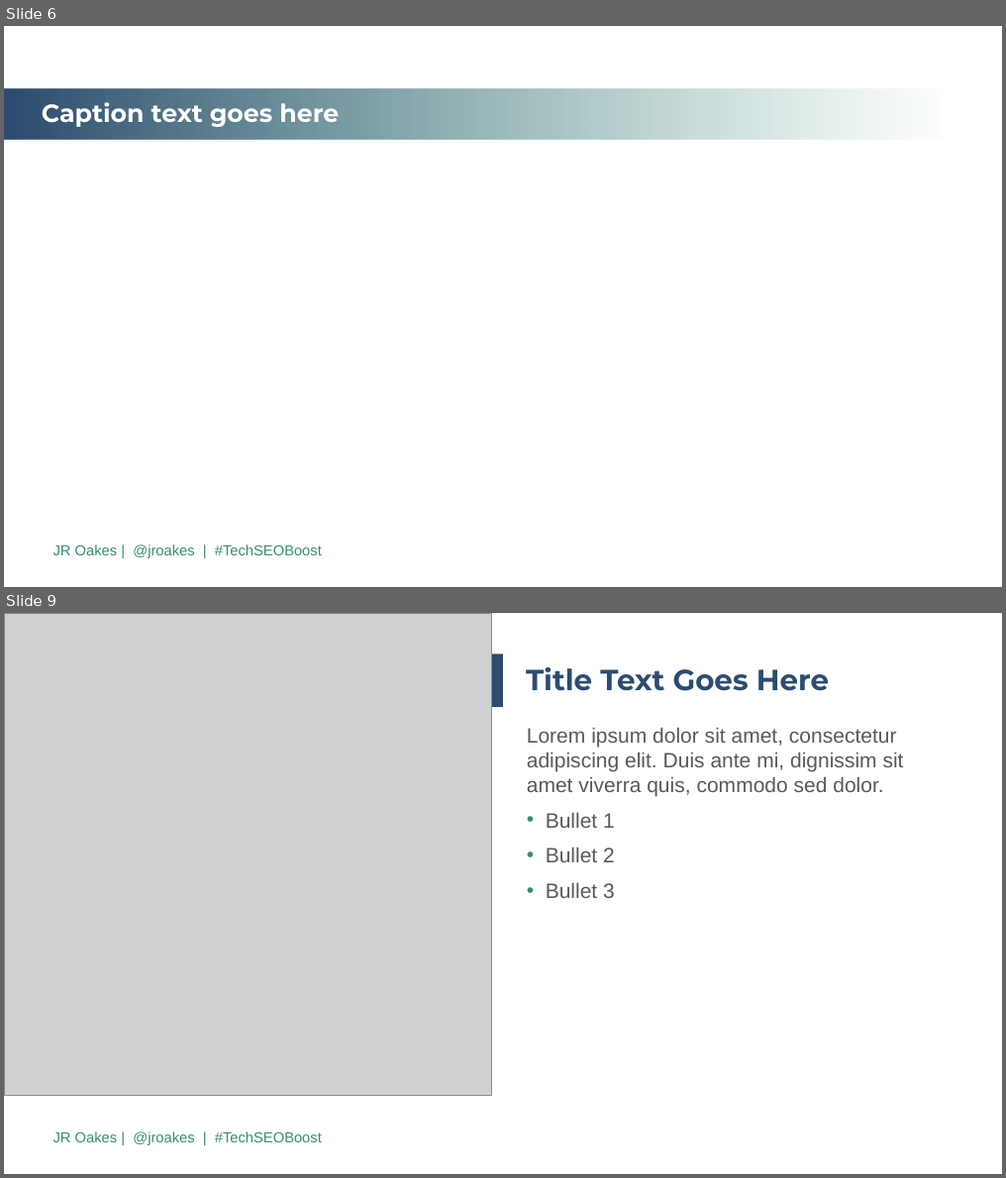
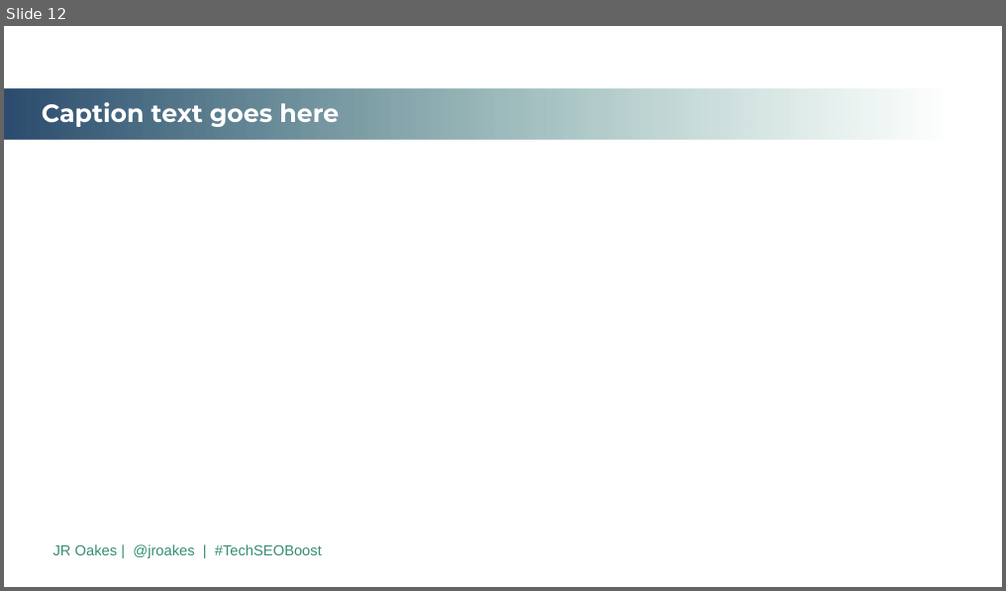
Before and after one commit to jroakes/tech-seo-crawler, a slide deck: etc/2019 TechSEO Boost PPT Template.revJR.pptx. Shown one above the other, each under a label of ours: slides 6 and 9 before the commit, slide 12 after it; the slides between them are not shown. The pictures are 1006x1178 and 1006x591 pixels, drawn with LibreOffice and Linux fonts; fonts in the diff are those of the drawing; grey boxes stand for pictures; background and template pictures are left out. Boxes give left, top, right and bottom in pixels: in the first picture for what was removed or moved away, otherwise in the second. Text is boxed around its words. In the diff, an @@ line names an element or a change of style, - is before the commit and + after.

```diff
--- a/etc/2019 TechSEO Boost PPT Template.revJR.pptx
+++ b/etc/2019 TechSEO Boost PPT Template.revJR.pptx
@@ slide 9 removed at (4, 613, 1002, 1174), background #FFFFFF; not listed: 1 template element that a slide beside it also shows @@
@@ picture removed at (4, 613, 491, 1095) @@
@@ rectangle removed at (491, 655, 503, 707) @@
@@ title removed at (526, 667, 829, 691) @@
-Title Text Goes Here
@@ text removed at (527, 728, 904, 898) @@
-Lorem ipsum dolor sit amet, consectetur adipiscing elit. Duis ante mi, dignissim sit amet viverra quis, commodo sed dolor.
-• Bullet 1
-• Bullet 2
-• Bullet 3
@@ what was slide 6 is now slide 12 @@
```
Also in this commit, not shown: 10 slides added, 5 other slides removed, 6 other files.
